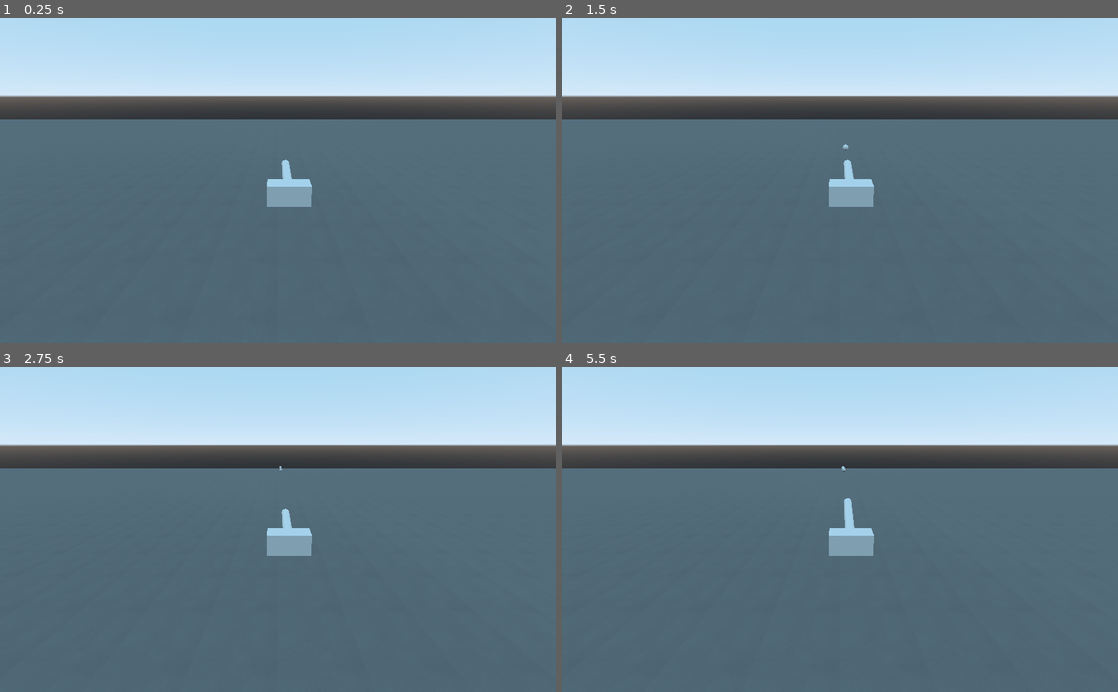
Above: before the commit, frames 1-4 (two rows, left to right).
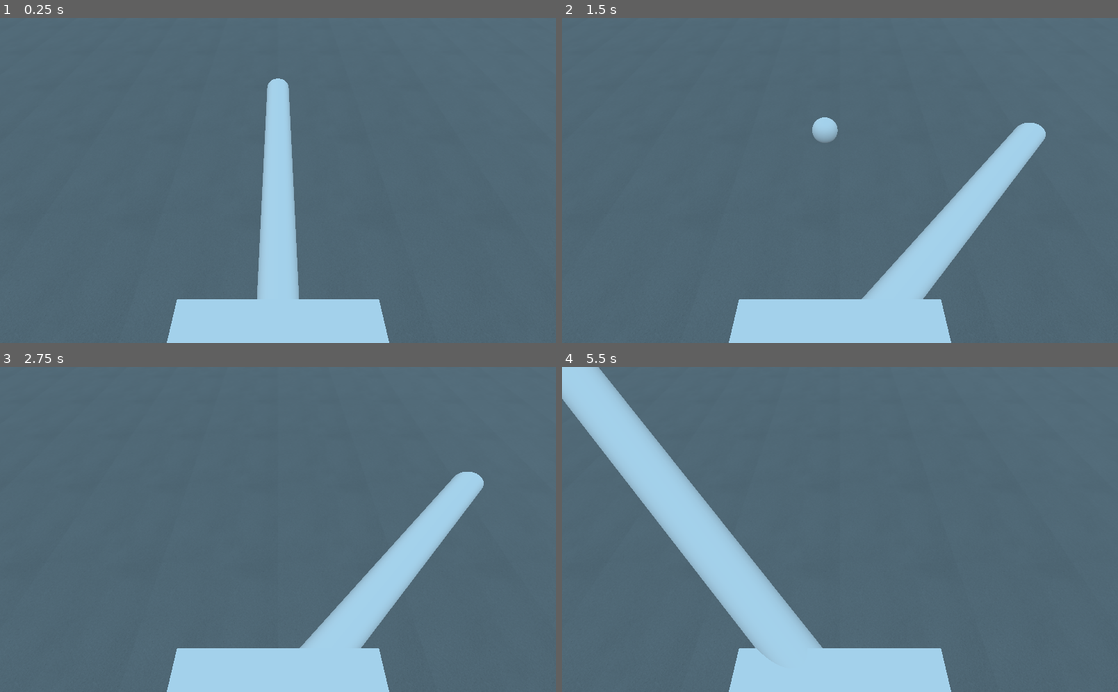
Above: after the commit, the same moments.

Repository: KSztusio/godota-gra
Game: Godot game, scene res://lvl.tscn
Same seed, same stepped clock (60 frames per second), same inputs: the game is played once before the commit and once after it.
Inputs (mouse positions are in pixels of both pictures, inside the frame that each line leads up to):
- Up to frame 1 (0.25 s): no input
- Up to frame 2 (1.5 s): tap Enter at 0.5 s; move the mouse to (962, 164) at 0.52 s; hold D (right) 0.53-1.28 s; tap Space (shot) at 0.6, 1.35 s; move the mouse to (728, 196) at 1.27 s; hold W (down) from 1.28 s (still down)
- Up to frame 3 (2.75 s): tap Space (shot) at 2, 2.1 s; move the mouse to (333, 458) at 2.02 s; release W (down) at 2.03 s; hold D (right) from 2.03 s (still down)
- Up to frame 4 (5.5 s): tap Enter at 2.75 s; move the mouse to (812, 594) at 2.77 s; release D (right) at 2.78 s; hold S (up) 2.78-3.53 s; tap Space (shot) at 2.85, 3.6, 4.35, 5, 5.1 s; move the mouse to (1006, 578) at 3.52 s; hold A (left) 3.53-5.03 s; move the mouse to (673, 480) at 4.27 s; move the mouse to (867, 529) at 5.02 s; hold W (down) from 5.03 s (still down)

The runs differ from the first frame. In frame 1, 40% of the frame differs, in the area x 0-100%, y 0-100%; in frame 2, 42%; in frame 3, 42%; in frame 4, 43%.

Commit message:
added bullet vel

Diff:
--- a/lewoprawo.gd
+++ b/lewoprawo.gd
@@ -1,5 +1,9 @@
-extends SpringArm
+extends Spatial
 export var max_rotation_speed = 0.5
 func _process(delta):
 	pass
-#	roty = Input.get_action_strength("right") - Input.get_action_strength("left")
+#	var roty = 0
+#	if Input.get_action_strength("left") > 0 and rotation_degrees.y < 45:
+#		rotate_y(PI * delta * max_rotation_speed)
+#	if Input.get_action_strength("right") > 0 and rotation_degrees.y > -45:
+#		rotate_y(PI * delta*-1 * max_rotation_speed)
--- a/lvl.tscn
+++ b/lvl.tscn
@@ -55,9 +55,8 @@
 "_edit_lock_": true
 }
 
-[node name="SpringArm" type="SpringArm" parent="."]
+[node name="SpringArm" type="Spatial" parent="."]
 transform = Transform( 1, 0, 0, 0, 1, 0, 0, 0, 1, -150, 0.5, 0 )
-collision_mask = 0
 script = ExtResource( 1 )
 
 [node name="KinematicBody" type="KinematicBody" parent="SpringArm"]
@@ -73,10 +72,8 @@
 transform = Transform( 1, 0, 0, 0, 1, 0, 0, 0, 1, 0, 1, 0 )
 shape = SubResource( 9 )
 
-[node name="oś" type="SpringArm" parent="SpringArm/KinematicBody"]
+[node name="oś" type="Position3D" parent="SpringArm/KinematicBody"]
 transform = Transform( -4.37114e-08, 1, 0, -1, -4.37114e-08, 0, 0, 0, 1, 0, 1, 0 )
-collision_mask = 0
-spring_length = 0.0
 script = ExtResource( 3 )
 
 [node name="KinematicBody" type="KinematicBody" parent="SpringArm/KinematicBody/oś"]
@@ -96,4 +93,4 @@
 transform = Transform( 1, 0, 0, 0, 1, 0, 0, 0, 1, 0.0573564, 10.4421, 0 )
 
 [node name="Camera" type="Camera" parent="."]
-transform = Transform( -4.37114e-08, 0.34202, -0.939693, 0, 0.939693, 0.34202, 1, 1.49502e-08, -4.10753e-08, -170, 10, 0 )
+transform = Transform( -3.65356e-08, 0.801744, -0.597667, 2.39966e-08, 0.597667, 0.801744, 1, 1.49502e-08, -4.10753e-08, -149.859, 7.59444, 0 )
--- a/oslufa.gd
+++ b/oslufa.gd
@@ -1,4 +1,4 @@
-extends SpringArm
+extends Spatial
 export var max_rotation_speed = 0.5
 
 var bullet = preload("res://pocisk.tscn")
@@ -6,16 +6,23 @@
 
 func _process(delta):
 	var rotz = 0
-	var end_pos = $"KinematicBody/koniec"
-	rotz = Input.get_action_strength("up") - Input.get_action_strength("down")
+	var roty = 0
+	if Input.get_action_strength("left") > 0 and rotation_degrees.y < 45:
+		rotate_y(PI * delta * max_rotation_speed)
+		$KinematicBody/koniec.rotate_y(PI * delta * max_rotation_speed)
+	if Input.get_action_strength("right") > 0 and rotation_degrees.y > -45:
+		rotate_y(PI * delta*-1 * max_rotation_speed)
+		$KinematicBody/koniec.rotate_y(PI * delta*-1 * max_rotation_speed)
 	if Input.get_action_strength("up") and rotation_degrees.z < -20:
-		rotate_z(rotz  * delta * max_rotation_speed)
+		rotate_z(delta * max_rotation_speed)
+		$KinematicBody/koniec.rotate_z(delta * max_rotation_speed)
 	if Input.get_action_strength("down") and rotation_degrees.z > -90:
-		rotate_z(rotz  * delta * max_rotation_speed)
+		rotate_z(delta * max_rotation_speed)
+		$KinematicBody/koniec.rotate_z(delta * max_rotation_speed)
 
 	if Input.is_action_just_pressed("shot"):
 		var bullet_instance = bullet.instance()
-		bullet_instance.global_transform =  end_pos.global_transform
-		print(rotation_degrees.x)
-		bullet_instance.apply_impulse(Vector3.ZERO, Vector3(bullet_speed,0, rotation_degrees.y).rotated(end_pos.rotation, 1))
+		bullet_instance.global_transform =  $KinematicBody/koniec.global_transform
+		print($KinematicBody/koniec.global_transform)
+#		bullet_instance.apply_impulse(Vector3.ZERO, Vector3(bullet_speed,0, rotation_degrees.y).rotated(end_pos.rotation, 1))
 		get_tree().get_root().add_child(bullet_instance)
--- /dev/null
+++ b/pocisk.gd
@@ -0,0 +1,4 @@
+extends RigidBody
+export var speed = 70
+func _physics_process(delta):
+	global_translate(Vector3.FORWARD * speed * delta)
--- a/pocisk.tscn
+++ b/pocisk.tscn
@@ -1,4 +1,6 @@
-[gd_scene load_steps=4 format=2]
+[gd_scene load_steps=5 format=2]
+
+[ext_resource path="res://pocisk.gd" type="Script" id=1]
 
 [sub_resource type="SphereMesh" id=1]
 radius = 0.5
@@ -12,6 +14,7 @@
 
 [node name="pocisk" type="RigidBody"]
 gravity_scale = 2.0
+script = ExtResource( 1 )
 
 [node name="MeshInstance" type="MeshInstance" parent="."]
 mesh = SubResource( 1 )
